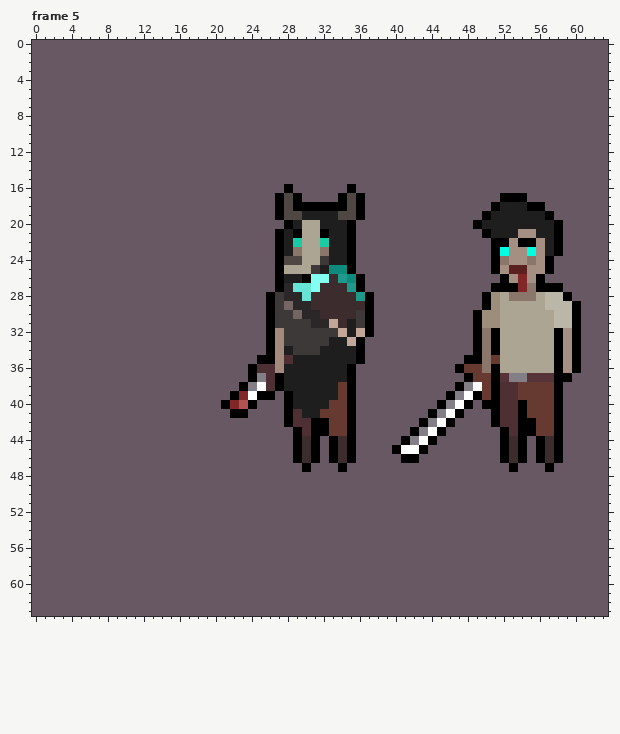
One commit to this pixel-art file: assets/aseprite/experiments/human_experiments.aseprite. The first picture shows the starting point.
64x64 pixels, 6 frames. Colours within 5 levels of each other are drawn and written as one. Shown: frame 5. The commit also changed other frames, which this record leaves out.
The result:
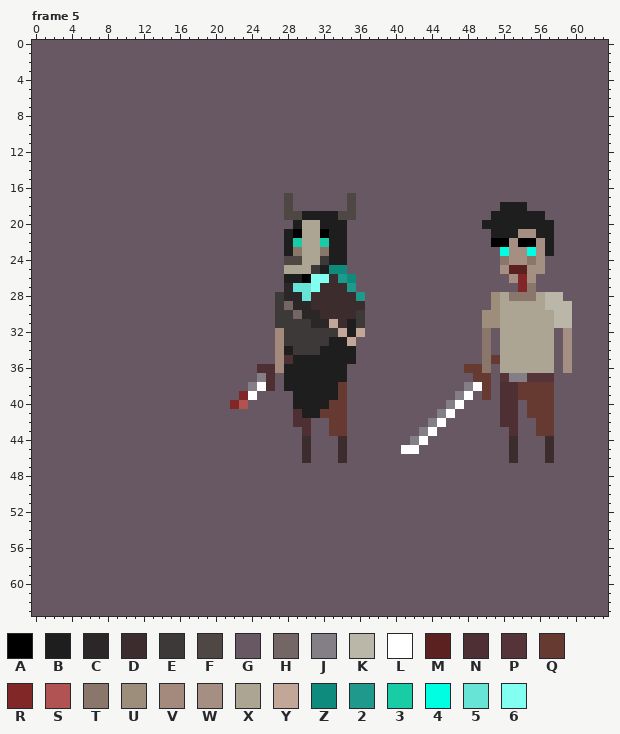
Palette (. is transparent): A #000000  B #1e1e1e  C #2b2728  D #3d2c2e  E #3d3939  F #4e4743  G #685863  H #756666  J #847e87  K #bab6a8  L #ffffff  M #5b2121  N #4e2f33  P #563239  Q #663931  R #822727  S #b15353  T #8a766a  U #9c8e7a  V #a48a7c  W #a48f82  X #ada593  Y #c2a798  Z #0f8b7d  2 #1f998b  3 #1acca5  4 #00ffe2  5 #68e4d6  6 #83fff1
Log entry: Added human and skeleton equipment variety
Edits made:
layer "bg/outline" now hidden
--- frame 5
@@ x 19..62 @@
 15 GGGGGGGGGGGGGGGGGGGGGGGGGGGGGGGGGGGGGGGGGGGG
-16 GGGGGGGGGAGGGGGGAGGGGGGGGGGGGGGGGGGGGGGGGGGG
-17 GGGGGGGGAFAGGGGAFAGGGGGGGGGGGGGGGAAAGGGGGGGG
-18 GGGGGGGGAFAAAAAAFAGGGGGGGGGGGGGGABBBAAGGGGGG
-19 GGGGGGGGAFFBBBBFFAGGGGGGGGGGGGGABBBBBBAGGGGG
-20 GGGGGGGGGABXXBBBAGGGGGGGGGGGGGABBBBBBBBAGGGG
-21 GGGGGGGGABAXXABBAGGGGGGGGGGGGGGABBBWWBBAGGGG
-22 GGGGGGGGAB3XX3BBAGGGGGGGGGGGGGGGAAWAAWBAGGGG
-23 GGGGGGGGABTXXTBBAGGGGGGGGGGGGGGGA4WW4WBAGGGG
-24 GGGGGGGGAFFXXEBBAGGGGGGGGGGGGGGGATWWTWAGGGGG
-25 GGGGGGGGAXXXEBZZAGGGGGGGGGGGGGGGAWMMWWAGGGGG
-26 GGGGGGGGABBA66D2ZAGGGGGGGGGGGGGGGAWRWAGGGGGG
-27 GGGGGGGGAC556DDD2AGGGGGGGGGGGGGGAAARTAAAGGGG
-28 GGGGGGGAECC5DDDDD2AGGGGGGGGGGGGAUXTTTXKKAGGG
-29 GGGGGGGAEHCCDDDDDDAGGGGGGGGGGGGAUXXXXXKKKAGG
-30 GGGGGGGAEEHCCDDDDEAGGGGGGGGGGGAUUXXXXXXKKAGG
-31 GGGGGGGAEEEECCYDBEAGGGGGGGGGGGAUUXXXXXXKKAGG
-32 GGGGGGGAVEEEEEEYBYAGGGGGGGGGGGATAXXXXXXAWAGG
-33 GGGGGGGAVEEEEEBBYAGGGGGGGGGGGGATAXXXXXXAWAGG
-34 GGGGGGGAVBEEEBBBBAGGGGGGGGGGGGATAXXXXXXAWAGG
-35 GGGGGGAAVNBBBBBBBAGGGGGGGGGGGAATQXXXXXXAWAGG
-36 GGGGGANNVBBBBBBBAGGGGGGGGGGGAQQTAXXXXXXAWAGG
-37 GGGGGAJNABBBBBBBAGGGGGGGGGGGGAQQAPJJPPPAAGGG
-38 GGGGAJLNABBBBBBQAGGGGGGGGGGGAJLQANNQQQQAGGGG
-39 GGGARLAAGABBBBBQAGGGGGGGGGGAJLAQANNQQQQAGGGG
-40 GGARSAGGGABBBBQQAGGGGGGGGGAJLAGAANNAQQQAGGGG
-41 GGGAAGGGGANBBQQQAGGGGGGGGAJLAGGGANNAQQQAGGGG
-42 GGGGGGGGGANNAAQQAGGGGGGGAJLAGGGGANNAAQQAGGGG
-43 GGGGGGGGGGANAAQQAGGGGGGAJLAGGGGGGANAAQQAGGGG
-44 GGGGGGGGGGADAGADAGGGGGAJLAGGGGGGGADAGADAGGGG
-45 GGGGGGGGGGADAGADAGGGGALLAGGGGGGGGADAGADAGGGG
-46 GGGGGGGGGGADAGADAGGGGGAAGGGGGGGGGADAGADAGGGG
-47 GGGGGGGGGGGAGGGAGGGGGGGGGGGGGGGGGGAGGGAGGGGG
+16 GGGGGGGGGGGGGGGGGGGGGGGGGGGGGGGGGGGGGGGGGGGG
+17 GGGGGGGGGFGGGGGGFGGGGGGGGGGGGGGGGGGGGGGGGGGG
+18 GGGGGGGGGFGGGGGGFGGGGGGGGGGGGGGGGBBBGGGGGGGG
+19 GGGGGGGGGFFBBBBFFGGGGGGGGGGGGGGGBBBBBBGGGGGG
+20 GGGGGGGGGGBXXBBBGGGGGGGGGGGGGGGBBBBBBBBGGGGG
+21 GGGGGGGGGBAXXABBGGGGGGGGGGGGGGGGBBBWWBBGGGGG
+22 GGGGGGGGGB3XX3BBGGGGGGGGGGGGGGGGAAWAAWBGGGGG
+23 GGGGGGGGGBTXXTBBGGGGGGGGGGGGGGGGG4WW4WBGGGGG
+24 GGGGGGGGGFFXXEBBGGGGGGGGGGGGGGGGGTWWTWGGGGGG
+25 GGGGGGGGGXXXEBZZGGGGGGGGGGGGGGGGGWMMWWGGGGGG
+26 GGGGGGGGGBBA66D2ZGGGGGGGGGGGGGGGGGWRWGGGGGGG
+27 GGGGGGGGGC556DDD2GGGGGGGGGGGGGGGGGGRTGGGGGGG
+28 GGGGGGGGECC5DDDDD2GGGGGGGGGGGGGGUXTTTXKKGGGG
+29 GGGGGGGGEHCCDDDDDDGGGGGGGGGGGGGGUXXXXXKKKGGG
+30 GGGGGGGGEEHCCDDDDEGGGGGGGGGGGGGUUXXXXXXKKGGG
+31 GGGGGGGGEEEECCYDBEGGGGGGGGGGGGGUUXXXXXXKKGGG
+32 GGGGGGGGVEEEEEEYBYGGGGGGGGGGGGGTGXXXXXXGWGGG
+33 GGGGGGGGVEEEEEBBYGGGGGGGGGGGGGGTGXXXXXXGWGGG
+34 GGGGGGGGVBEEEBBBBGGGGGGGGGGGGGGTGXXXXXXGWGGG
+35 GGGGGGGGVNBBBBBBBGGGGGGGGGGGGGGTQXXXXXXGWGGG
+36 GGGGGGNNVBBBBBBBGGGGGGGGGGGGGQQTGXXXXXXGWGGG
+37 GGGGGGJNGBBBBBBBGGGGGGGGGGGGGGQQGPJJPPPGGGGG
+38 GGGGGJLNGBBBBBBQGGGGGGGGGGGGGJLQGNNQQQQGGGGG
+39 GGGGRLGGGGBBBBBQGGGGGGGGGGGGJLGQGNNQQQQGGGGG
+40 GGGRSGGGGGBBBBQQGGGGGGGGGGGJLGGGGNNGQQQGGGGG
+41 GGGGGGGGGGNBBQQQGGGGGGGGGGJLGGGGGNNGQQQGGGGG
+42 GGGGGGGGGGNNGGQQGGGGGGGGGJLGGGGGGNNGGQQGGGGG
+43 GGGGGGGGGGGNGGQQGGGGGGGGJLGGGGGGGGNGGQQGGGGG
+44 GGGGGGGGGGGDGGGDGGGGGGGJLGGGGGGGGGDGGGDGGGGG
+45 GGGGGGGGGGGDGGGDGGGGGGLLGGGGGGGGGGDGGGDGGGGG
+46 GGGGGGGGGGGDGGGDGGGGGGGGGGGGGGGGGGDGGGDGGGGG
+47 GGGGGGGGGGGGGGGGGGGGGGGGGGGGGGGGGGGGGGGGGGGG
 48 GGGGGGGGGGGGGGGGGGGGGGGGGGGGGGGGGGGGGGGGGGGG
Pixel boxes of the changes (left, top, right, bottom) in both pictures:
changed: (221, 184, 374, 472)
changed: (392, 193, 581, 472)
